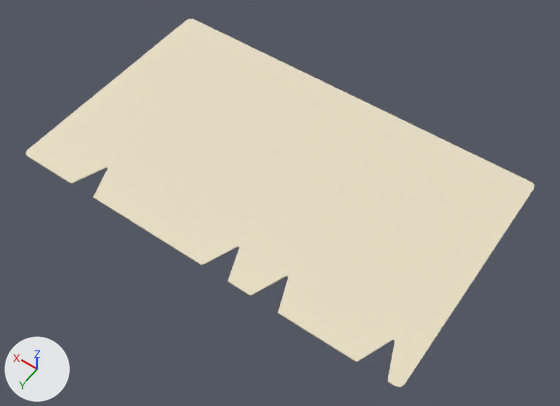
The glTF model game/assets/models/index_card.glb, before and after one commit.
The view is the same before and after, from a 50 mm camera at (-0.0845, 0.1166, 0.1676) aimed at (-0.0056, 0.0062, -0.0059). The axes (+X, +Y, +Z) are drawn at lower left. The lights are the same throughout. The older version comes first. Where no turn or scale is listed for an object, it has been applied to the vertices. Vertices at exactly the same position are counted once.

Names of what the first picture shows: 'card_face' and 1 more.
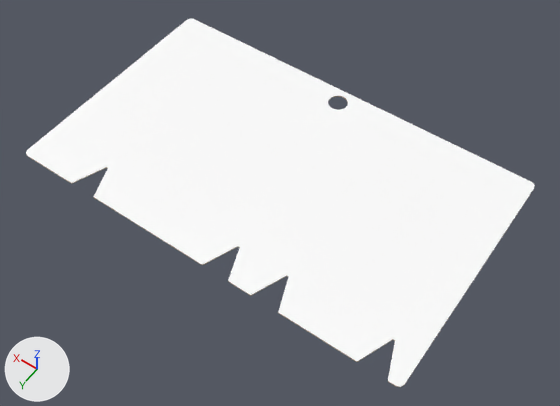
Diff of the bpy script that builds the scene:
```diff
--- a/game/assets/models/index_card.glb.py
+++ b/game/assets/models/index_card.glb.py
@@ mat_m_decal_indexcard @@
 mat_m_decal_indexcard = principled_material('M_Decal_IndexCard')
-mat_m_decal_indexcard.base_color = (0.815, 0.738, 0.565)  # pale yellow #e9dfc6
+mat_m_decal_indexcard.base_color = (1.0, 1.0, 1.0)  # white #ffffff
 mat_m_decal_indexcard.roughness = 0.6
@@ me_card_face @@
 # used by ob_card_face; location = (-0.0002, 0.0007, 0.0002)
-me_card_face.from_pydata(...)  # 28 vertices, 26 faces; spans x -0.0625..0.0625, y -0.0375..0.0375, z 0.0
+me_card_face.from_pydata(...)  # 48 vertices, 48 faces; spans x -0.0625..0.0625, y -0.0375..0.0375, z 0.0
+# me_card_face part 1
+# 1 face is deleted
+# 20 vertices are added at x -0.003..0.003, y -0.0353..-0.0293, z 0.0
+# 23 new faces join them
 me_card_face.materials.append(mat_m_decal_indexcard)
@@ ob_card_face @@
 ob_card_face = bpy.data.objects.new('card_face', me_card_face)
-ob_card_face.location = (-0.0002, 0.0007, 0.0002)
+ob_card_face.location = (-0.0002, 0.0006, 0.0002)
```

Changed parts and their boxes (x1, y1, x2, y2) in the pictures (560 x 406 px):
'card_face', recoloured, reshaped, moved (pale yellow to white): before (26, 19, 534, 387); after (26, 18, 535, 387)
part 1 of me_card_face, cut back: (107, 20, 534, 188) in both
